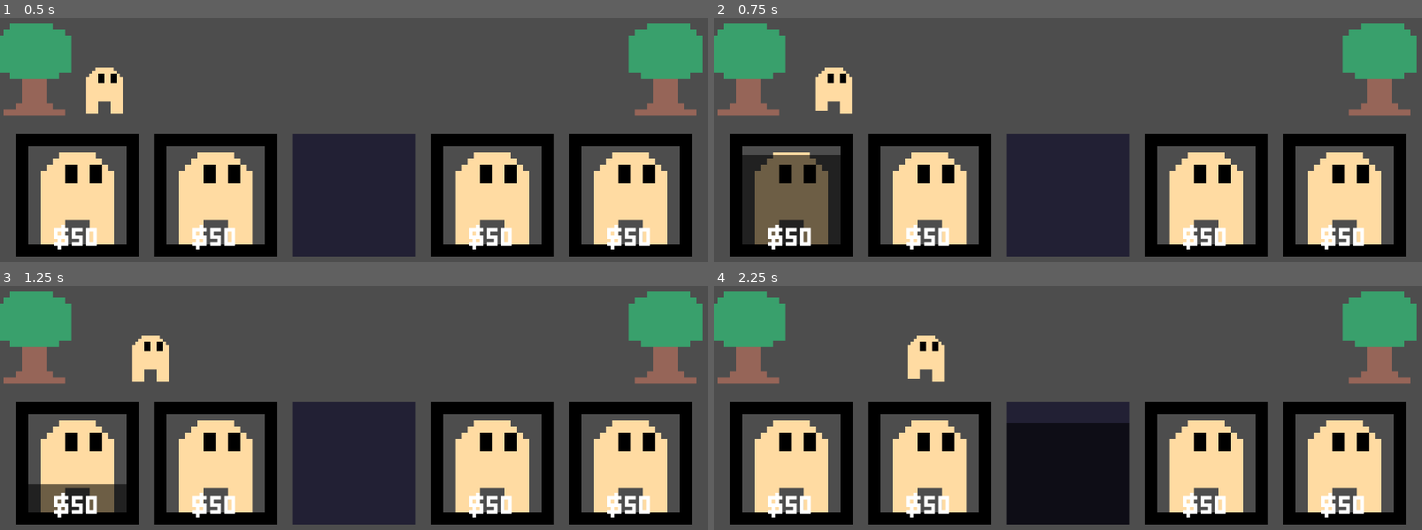
Above: before the commit, frames 1-4 (two rows, left to right).
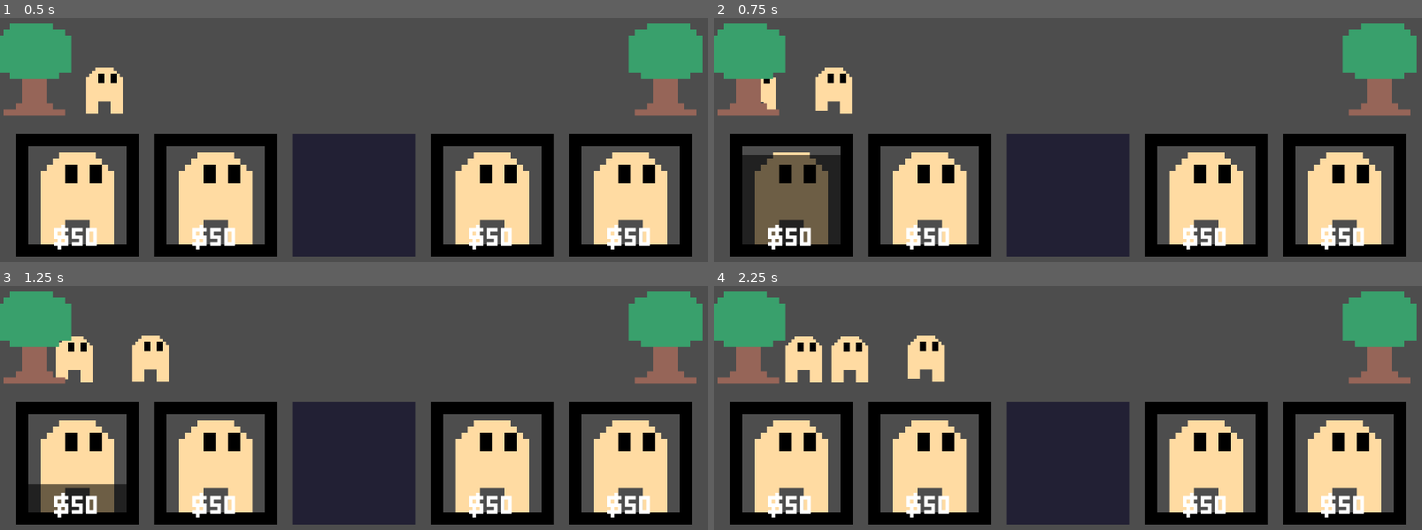
Above: after the commit, the same moments.

Repository: Aearhart55/web-battle
Game: Godot game, scene res://main.tscn
Two runs of this game, one before a commit and one after it. Both use one fixed random seed, a clock stepped at 60 frames per second and the inputs below.
Inputs (mouse positions are in pixels of both pictures, inside the frame that each line leads up to):
- Up to frame 1 (0.5 s): no input
- Up to frame 2 (0.75 s): click "$50" at 0.5 s
- Up to frame 3 (1.25 s): no input
- Up to frame 4 (2.25 s): click "$50" at 1.25 s; click (1068, 464) at 2 s

Frame 1 is identical in both runs. In frame 2, 0.3% of the frame differs, in the area x 6-9%, y 24-38%; in frame 3, 0.8%; in frame 4, 8.9%, in the area x 10-59%, y 20-98%.

Commit message:
added summon and reworked money

Diff:
--- a/basic_unit.tscn
+++ b/basic_unit.tscn
@@ -180,7 +180,11 @@
 scale = Vector2(5, 5)
 motion_mode = 1
 script = ExtResource("1_dxuyo")
+unit_type = "basic"
+Team = null
+health = null
 speed = 100.0
+damage = null
 attack_range = NodePath("RayCast2D")
 cooldown = NodePath("Timer")
 anims = NodePath("AnimatedSprite2D")
--- a/global.gd
+++ b/global.gd
@@ -1,18 +1,35 @@
 extends Node
 
-# name : unit, cost, cooldown, icon
+var basic = preload("res://basic_unit.tscn")
+
+# name : unit, cost, cooldown, icon, key
 var stats = {
-	"empty" : ["empty", 0, 0, "res://blank_icon.png"],
-	"basic" : ["res://basic_unit.tscn", 50, 3.0, "res://basic_unit_icon.png"]
+	"empty" : ["empty", 0, 0, "res://blank_icon.png", "empty"],
+	"basic" : [basic, 50, 3.0, "res://basic_unit_icon.png", "basic"]
 }
 
 enum TEAM {ALLY, ENEMY}
 
-var money : int = 100
+var player_money : int = 100
+var director_money : int = 100
+var player_value : int = 0
 
-func summon(unit: NodePath, team: TEAM):
+func summon(key: String, price: int, team: TEAM):
+	var new_unit : Unit = stats[key][0].instantiate()
 	if team == TEAM.ALLY:
-		pass
+		new_unit.position = Vector2i(53, 356)
+		player_money -= price
+		new_unit.set_team(Global.TEAM.ALLY)
+
+	if team == TEAM.ENEMY:
+		director_money -= price
+		new_unit.position = Vector2i(1083, 356)
+		new_unit.set_team(Global.TEAM.ENEMY)
+
+	add_child(new_unit)
 
 func get_stats(unit_name: String):
 	return stats[unit_name]
+
+func player_unit_death(unit_type):
+	pass
--- a/main.tscn
+++ b/main.tscn
@@ -51,6 +51,7 @@
 
 [node name="basic unit" parent="." instance=ExtResource("1_0xm2m")]
 position = Vector2(120, 355)
+unit_type = null
 
 [node name="base" parent="." instance=ExtResource("4_1bvp3")]
 position = Vector2(56, 318)
@@ -58,3 +59,9 @@
 [node name="base2" parent="." instance=ExtResource("4_1bvp3")]
 position = Vector2(1083, 318)
 Team = 1
+
+[node name="player_spawn" type="Marker2D" parent="."]
+position = Vector2(53, 356)
+
+[node name="enemy_spawn" type="Marker2D" parent="."]
+position = Vector2(1083, 343)
--- a/unit.gd
+++ b/unit.gd
@@ -1,5 +1,6 @@
 class_name Unit extends Node
 
+@export var unit_type : String
 @export var Team : Global.TEAM
 
 @export_category("Stats")
@@ -51,6 +52,7 @@
 	self.collision_mask = 0
 	attack_range.enabled = false
 	anims.play("die")
+	Global.player_unit_death(unit_type)
 	await anims.animation_finished
 	queue_free()
 
--- a/unit_button.gd
+++ b/unit_button.gd
@@ -4,7 +4,7 @@
 @onready var cooldown_timer: Timer = $Timer
 @onready var cost_label: Label = $Label
 
-var unit : String
+var key : String
 var price : int
 var cooldown : float
 var icon : String
@@ -14,20 +14,21 @@
 
 
 func _on_pressed() -> void:
-	if cooldown_timer.is_stopped() and price <= Global.money:
-		Global.summon(unit, Global.TEAM.ALLY)
-		Global.money -= price
+	if key == "empty":
+		return
+	if cooldown_timer.is_stopped() and price <= Global.player_money:
+		Global.summon(key, price, Global.TEAM.ALLY)
 		cooldown_timer.start()
 
 func set_stats(stats: Array):
-	unit = stats[0]
+	key = stats[4]
 	price = stats[1]
 	cooldown = stats[2]
 	icon = stats[3]
 
 	texture_normal = load(icon)
 	cost_label.text = "$" + str(price)
-	if unit == "empty":
+	if key == "empty":
 		cost_label.text = ""
 
 func update_stats(stats: Array):
